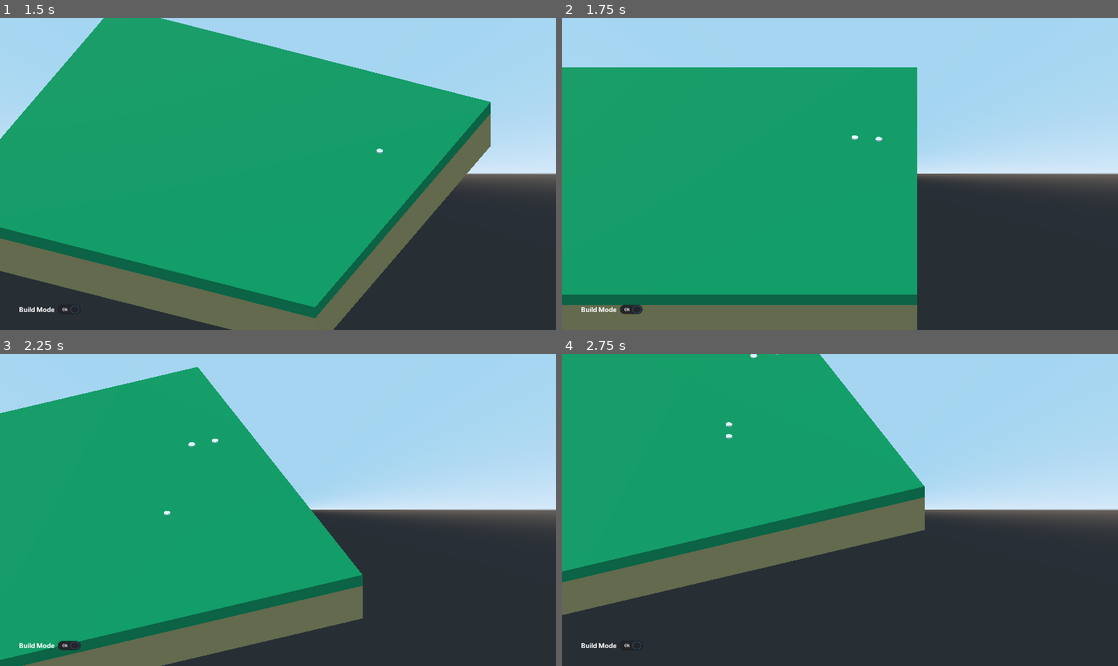
Above: before the commit, frames 1-4 (two rows, left to right).
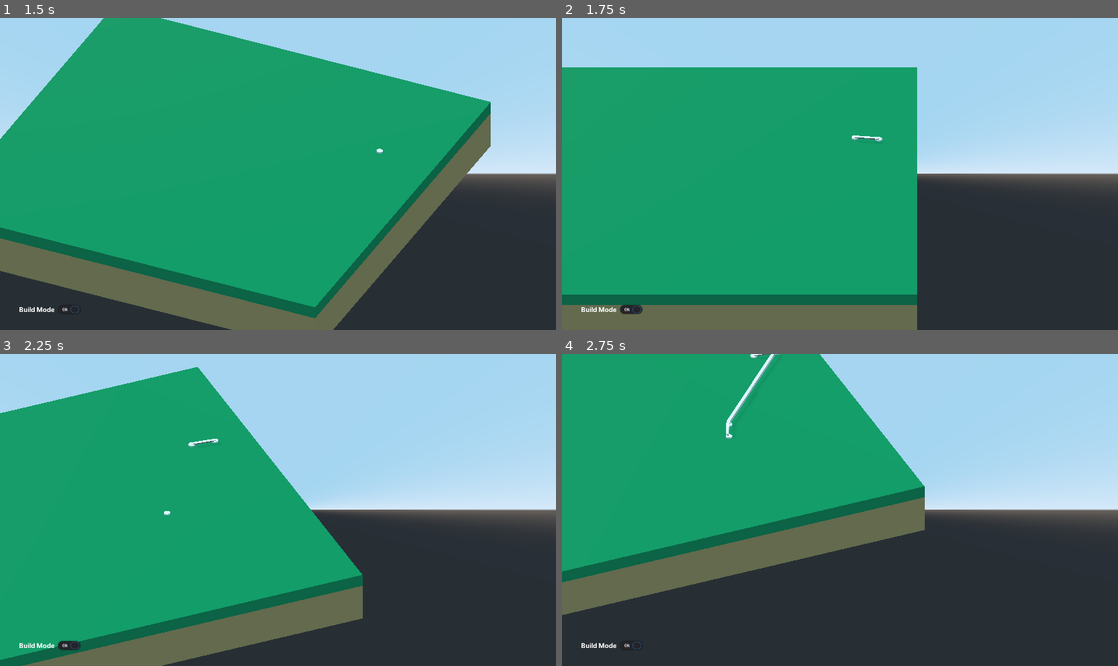
Above: after the commit, the same moments.

Repository: fmaclen/citynista
Game: Godot game, scene res://scenes/Main.tscn
Same seed, same stepped clock (60 frames per second), same inputs: the game is played once before the commit and once after it.
Inputs (mouse positions are in pixels of both pictures, inside the frame that each line leads up to):
- Up to frame 1 (1.5 s): click "Build Mode" at 0.5 s; tap Enter at 1.25 s; move the mouse to (400, 158) at 1.27 s; hold Right (ui_right) from 1.28 s (still down); hold Q (camera_rotate_left) from 1.28 s (still down); click (400, 158) at 1.42 s
- Up to frame 2 (1.75 s): keep holding Right (ui_right); keep holding Q (camera_rotate_left)
- Up to frame 3 (2.25 s): move the mouse to (166, 525) at 2.02 s; release Right (ui_right) at 2.03 s; release Q (camera_rotate_left) at 2.03 s; hold Down (ui_down) from 2.03 s (still down); tap E (camera_rotate_right) at 2.1 s; click (166, 525) at 2.17 s
- Up to frame 4 (2.75 s): keep holding Down (ui_down)

Frame 1 is identical in both runs. In frame 2, less than 0.1% of the frame differs, in the area x 52-57%, y 37-39%; in frame 3, less than 0.1%; in frame 4, 0.2%, in the area x 29-39%, y 0-27%.

Commit message:
Generate mesh for NetworkWays' path

Diff:
--- a/scenes/NetworkWay.tscn
+++ b/scenes/NetworkWay.tscn
@@ -4,8 +4,8 @@
 
 [sub_resource type="Curve3D" id=1]
 _data = {
-"points": PoolVector3Array( 0, 0, 0, 0, 0, 0, 0, 0, -0.00202084 ),
-"tilts": PoolRealArray( 0 )
+"points": PoolVector3Array(  ),
+"tilts": PoolRealArray(  )
 }
 
 [node name="NetworkWay" type="Spatial"]
@@ -15,7 +15,7 @@
 curve = SubResource( 1 )
 
 [node name="Surface" type="CSGPolygon" parent="Path"]
-polygon = PoolVector2Array( 0, 0, 0, 0.25, 0.25, 0.25, 0.25, 0 )
+polygon = PoolVector2Array( 0, 0, 0, 0.25, 0.25, 0.25, 0.01, 0 )
 mode = 2
 path_node = NodePath("..")
 path_interval_type = 0
--- a/scripts/MainMap.gd
+++ b/scripts/MainMap.gd
@@ -34,6 +34,8 @@
 			move_network_node(network_node_destination, click_position)
 			if event is InputEventMouseButton and event.button_index == BUTTON_LEFT:
 				commit_network_node(network_node_destination, click_position)
+				add_new_network_way(network_node_origin, network_node_destination)
+				reset_network_node_positions()
 
 
 func move_network_node(node: Area, position: Vector3):
@@ -57,23 +59,29 @@
 		network_node_origin = get_last_network_node()
 	else:
 		network_node_destination = get_last_network_node()
-		add_new_network_way(network_node_origin, network_node_destination)
 
 
 func remove_staged_network_node():
 	var last_network_node = get_last_network_node()
 	if last_network_node.is_staged:
 		last_network_node.queue_free()
-		network_node_origin = null
-		network_node_destination = null
+		reset_network_node_positions()
 
 
-func add_new_network_way(origin: Area, destination: Area):
-	print("Adding new network way, from: ", origin.transform.origin, " to: ", destination.transform.origin)
+func reset_network_node_positions():
+	network_node_origin = null
+	network_node_destination = null
 
 
 func get_last_network_node():
 	return network_nodes.get_child(network_nodes.get_child_count() - 1)
+
+
+func add_new_network_way(origin: Area, destination: Area):
+	var network_way = network_way_scene.instance()
+	network_way.add_network_node(origin.get_instance_id())
+	network_way.add_network_node(destination.get_instance_id())
+	network_ways.add_child(network_way)
 
 
 func is_click_debounced(clicked_position):
--- a/scripts/NetworkWay.gd
+++ b/scripts/NetworkWay.gd
@@ -1,19 +1,15 @@
 extends Node
 
 
-var nodes: PoolIntArray
+var network_node_ids: PoolIntArray
 
 
-func add_network_node(index: int):
-  nodes.append(index)
-  _update()
-
-
-func last_node_position():
-  return get_parent().get_node_position(nodes[-1]).position
+func add_network_node(id: int):
+	network_node_ids.append(id)
+	_update()
 
 
 func _update():
-  # $Path.curve.add_point(last_node_position())
-  $Path.curve.add_point(Vector3.ZERO)
-  $Path.curve.add_point(Vector3(10, 0, 0))
+	for i in network_node_ids:
+		$Path.curve.add_point(instance_from_id(i).transform.origin)
+		# print($Pathz.curve.get_baked_points())
